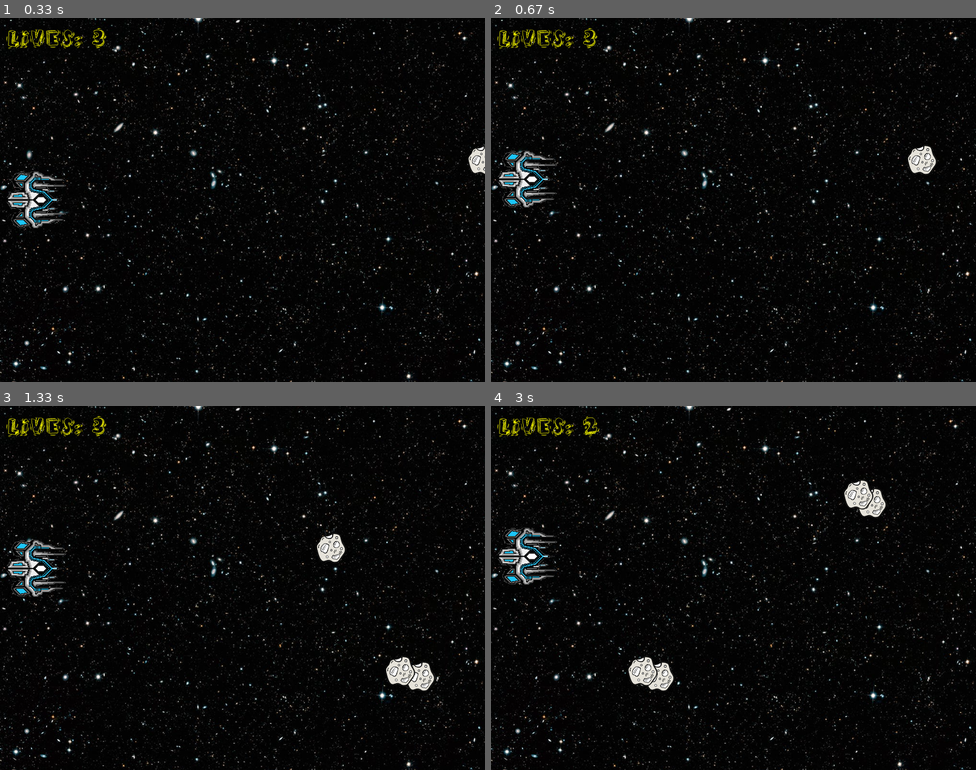
Above: before the commit, frames 1-4 (two rows, left to right).
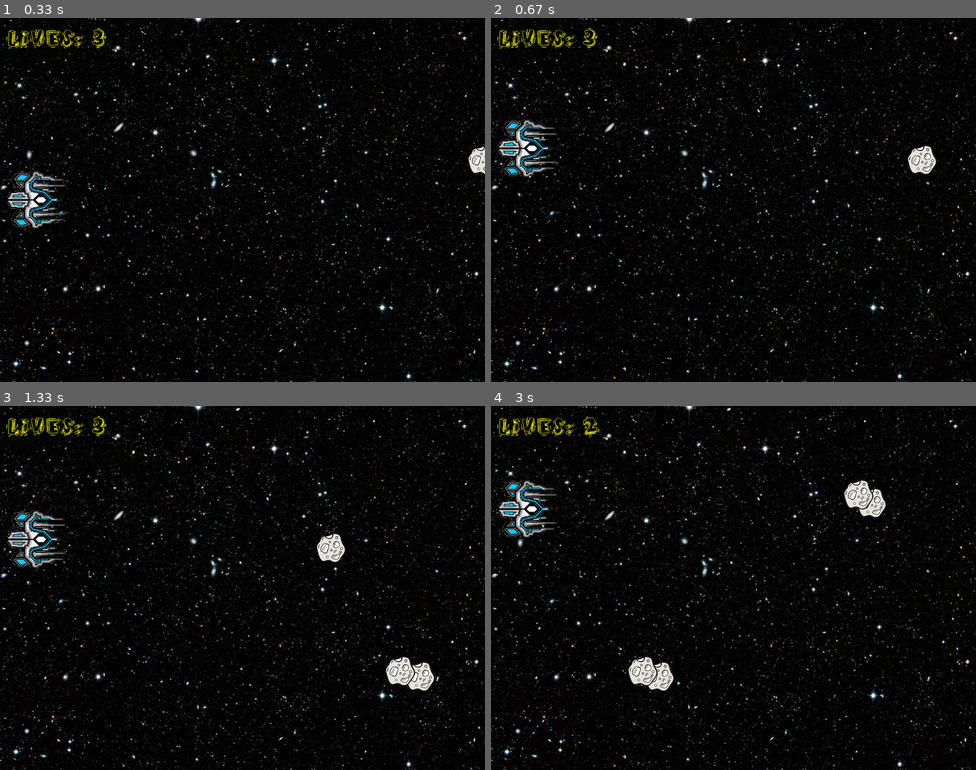
Above: after the commit, the same moments.

Repository: Estela13/proyecto_pygame
Game: pygame game, started from main.py
Two runs of this game, one before a commit and one after it. Both use one fixed random seed, a clock stepped at 60 frames per second and the inputs below.
Inputs:
- Up to frame 1 (0.33 s): no input
- Up to frame 2 (0.67 s): hold Up from 0.33 s (still down)
- Up to frame 3 (1.33 s): release Up at 0.8 s; hold Down 0.83-1.13 s; hold Up from 1.17 s (still down)
- Up to frame 4 (3 s): release Up at 1.53 s; hold Down 1.57-1.93 s; hold Up 1.97-2.27 s; hold Down 2.3-2.6 s; hold Up from 2.63 s (still down)

Frame 1 is identical in both runs. In frame 2, 1.6% of the frame differs, in the area x 1-14%, y 27-53%; in frame 3, 1.5%; in frame 4, 1.8%, in the area x 1-14%, y 20-50%.

Commit message:
encapsulando

Diff:
--- a/entities.py
+++ b/entities.py
@@ -25,13 +25,14 @@
     def speed(self, vx):
         self.vx = vx
 
-
     def move(self, x_max, y_max):
         self.center_x += self.vx
         if self.center_x < 0 - self.w:
             for a in range(5):
                 self.center_x = random.randint(x_max, x_max + 30)
                 self.center_y = random.randrange(y_max - self.w)
+
+        return "point"
 
 
 
@@ -40,8 +41,9 @@
 
 
     def itTouches(self, spaceship):
-        if self.left <= spaceship.right and self.down >= spaceship.up and self.up <= spaceship.down and self.left >= spaceship.left:
+        if self.left <= spaceship.right and self.down >= spaceship.up  and self.up >= spaceship.down and self.left >= spaceship.left:
             pass
+
 
     @property
     def left(self):
--- a/main.py
+++ b/main.py
@@ -1,75 +1,4 @@
-from asyncio import AbstractEventLoop
-import math
-import pygame as pg
-import random
-from entities import Asteroids, Spaceship
+from screens import Game
 
-pg.init()
-
-main_screen = pg.display.set_mode((800, 600))
-pg.display.set_caption("THE QUEST")
-background = pg.image.load("images/starbg.png").convert()
-background_width = background.get_width()
-spaceship = Spaceship(2)
-lives = 3
-livesMarker = pg.font.Font("fonts/PEOPLE BOOK.otf", 40)
-clock = pg.time.Clock()
-FPS = 50
-asteroids = []
-
-for i in range(5):
-    asteroid = Asteroids(1)
-    asteroid.speed(-5)
-    asteroids.append(asteroid)
-    i += 1
-
-game_over = False
-
-while not game_over:
-    clock.tick(FPS)
-    for event in pg.event.get():
-        if event.type == pg.QUIT:
-            game_over = True
-
-    """
-    no se comporta como quiero, revisar
-    #aumento la velocidad si mantengo pulsado
-        if event.type == pg.KEYDOWN:
-            if event.key == pg.K_UP:
-                spaceship.vy += 4
-            if event.key == pg.K_DOWN:
-                spaceship.vy += 4
-
-    # El usuario suelta la tecla
-        if event.type == pg.KEYUP:
-            if event.key == pg.K_UP:
-                spaceship.vy = 1
-            if event.key == pg.K_DOWN:
-                spaceship.vy = 1
-    """
-
-    main_screen.blit(background, (0, 0))
-
-    for asteroid in asteroids:
-        asteroid.move(800, 600)
-        asteroid.draw(main_screen)
-        if asteroid.left <= spaceship.right and asteroid.down >= spaceship.up and asteroid.up <= spaceship.down and asteroid.left >= spaceship.left:
-            lives -= 1
-            asteroids.pop(asteroids.index(asteroid))
-            if lives == 2 or lives == 1:
-                asteroid = Asteroids(1)
-                asteroid.speed(-5)
-                asteroids.append(asteroid)
-            if lives == 0:
-                game_over = True
-
-
-    spaceship.move(pg.K_UP, pg.K_DOWN)
-    spaceship.draw(main_screen)
-
-    p1 = livesMarker.render("Lives: " + str(lives), True, (255, 255, 0))
-    main_screen.blit(p1, (10,10))
-    pg.display.update()
-    pg.display.flip()
-
-pg.quit()
+play = Game()
+play.mainloop()
--- /dev/null
+++ b/screens.py
@@ -0,0 +1,77 @@
+import pygame as pg
+from entities import Asteroids, Spaceship
+import random
+
+pg.init()
+class Game:
+    def __init__(self):
+        self.main_screen = pg.display.set_mode((800, 600))
+        pg.display.set_caption("THE QUEST")
+        self.background = pg.image.load("images/starbg.png").convert()
+        self.background_width = self.background.get_width()
+        self.clock = pg.time.Clock()
+        self.lives = 3
+        self.livesMarker = pg.font.Font("fonts/PEOPLE BOOK.otf", 40)
+        self.spaceship = Spaceship(5)
+
+    def mainloop(self):
+        self.FPS = 50
+        self.asteroids = []
+        self.asteroidsCount = 0
+        for i in range(5):
+            asteroid = Asteroids(1)
+            asteroid.speed(-5)
+            self.asteroids.append(asteroid)
+            i += 1
+
+        self.game_over = False
+
+        while not self.game_over:
+            self.clock.tick(self.FPS)
+            for event in pg.event.get():
+                if event.type == pg.QUIT:
+                    self.game_over = True
+
+
+            """
+            no se comporta como quiero, revisar
+            #aumento la velocidad si mantengo pulsado
+                if event.type == pg.KEYDOWN:
+                    if event.key == pg.K_UP:
+                        spaceship.vy += 4
+                    if event.key == pg.K_DOWN:
+                        spaceship.vy += 4
+
+            # El usuario suelta la tecla
+                if event.type == pg.KEYUP:
+                    if event.key == pg.K_UP:
+                        spaceship.vy = 1
+                    if event.key == pg.K_DOWN:
+                        spaceship.vy = 1
+            """
+
+            self.main_screen.blit(self.background, (0, 0))
+
+            for asteroid in self.asteroids:
+                points = asteroid.move(800, 600)
+                asteroid.draw(self.main_screen)
+                if asteroid.left <= self.spaceship.right and asteroid.down >= self.spaceship.up and asteroid.up <= self.spaceship.down and asteroid.left >= self.spaceship.left:
+                    self.lives -= 1
+                    self.asteroids.pop(self.asteroids.index(asteroid))
+                    if self.lives == 2 or self.lives == 1:
+                        asteroid = Asteroids(1)
+                        asteroid.speed(-5)
+                        self.asteroids.append(asteroid)
+                    if self.lives == 0:
+                        self.game_over = True
+
+
+            self.spaceship.move(pg.K_UP, pg.K_DOWN)
+            self.spaceship.draw(self.main_screen)
+
+            p1 = self.livesMarker.render("Lives: " + str(self.lives), True, (255, 255, 0))
+            self.main_screen.blit(p1, (10,10))
+            pg.display.update()
+            pg.display.flip()
+
+        pg.quit()
